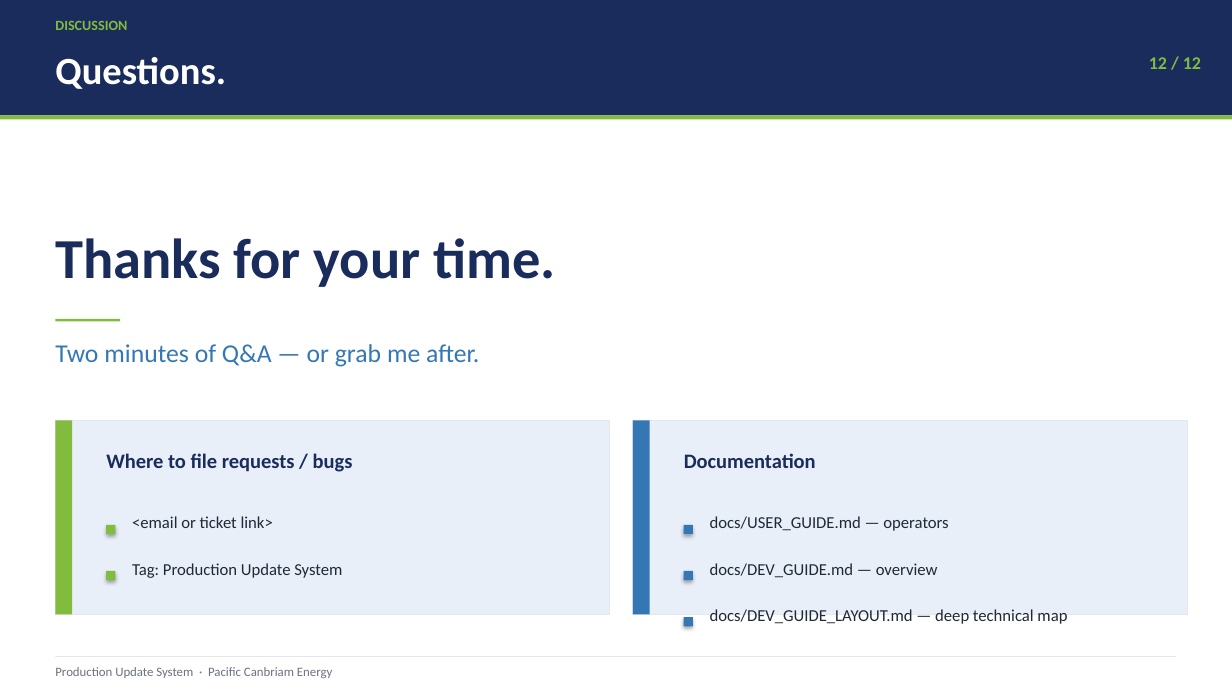
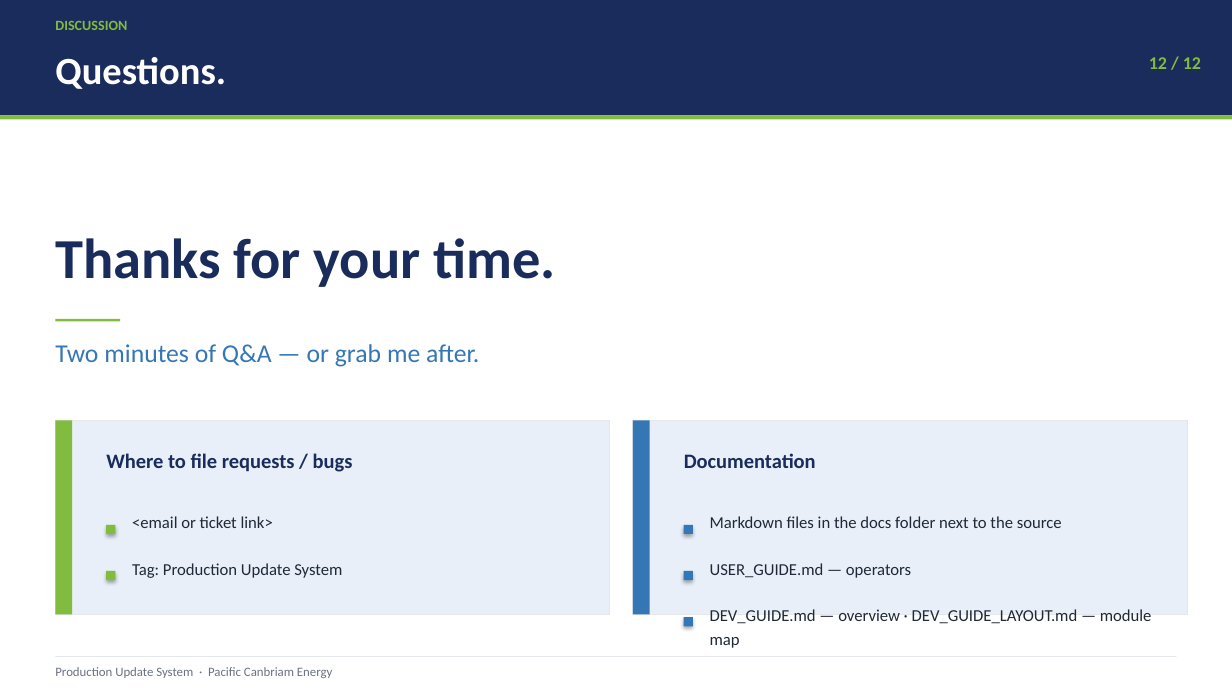
Before and after one commit to IfeanyiAyadiuno/ETL_Load, a slide deck: slide 12 of docs/presentation.pptx. Drawn at 1232x693 pixels with LibreOffice and Linux fonts; fonts in the diff are those of the drawing. Boxes give left, top, right and bottom in pixels: in the first picture for what was removed or moved away, otherwise in the second. Text is boxed around its words. In the diff, an @@ line names an element or a change of style, - is before the commit and + after.

```diff
--- a/docs/presentation.pptx
+++ b/docs/presentation.pptx
@@ text at box(710, 516, 1062, 528): text changed @@
-docs/USER_GUIDE.md — operators
+Markdown files in the docs folder next to the source
@@ text at box(710, 563, 911, 578): text changed @@
-docs/DEV_GUIDE.md — overview
+USER_GUIDE.md — operators
@@ text at box(710, 609, 1152, 648): text changed @@
-docs/DEV_GUIDE_LAYOUT.md — deep technical map
+DEV_GUIDE.md — overview · DEV_GUIDE_LAYOUT.md — module map
```
Also in this commit, not shown: 11 other files.
